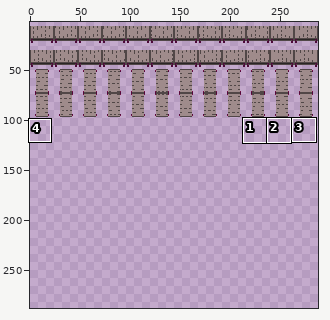
File history of a sprite sheet, assets/images/belt.png. Above: a wide view before the commit, with the close-up outlined.
Close-up. As it was:
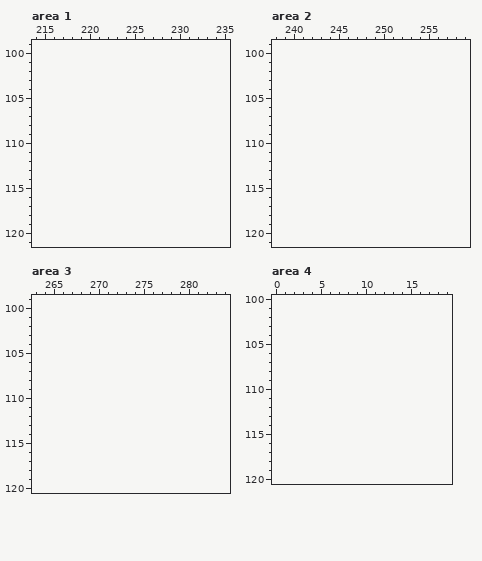
The file is 288x96 pixels. Shown: area 1: x 214..235, y 99..121; area 2: x 238..259, y 99..121; area 3: x 263..284, y 99..120; area 4: x 0..19, y 100..120. The old version is drawn lined up with the new one, on the new canvas. The wide view leaves out empty margins. The commit also changed other parts of the picture, which this record leaves out.
The same view after the edit:
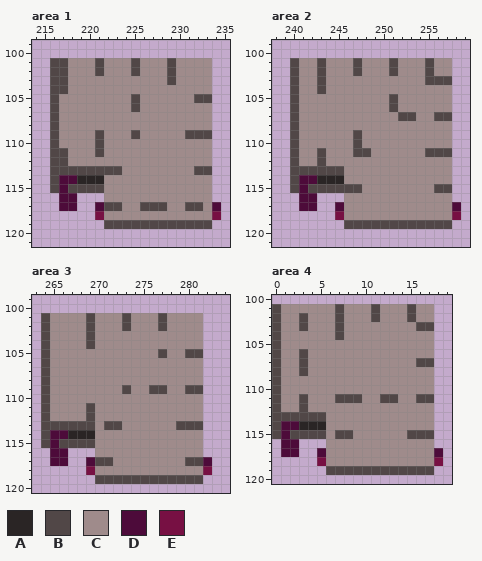
Palette (. is transparent): A #2a2525  B #514747  C #9f8b8b  D #4d0b3a  E #771043
Diff:
canvas 288x96 -> 288x288, the old top-left corner now at 0,1
--- area 1
@@ x 214..235 @@
 100 ......................
-101 ......................
-102 ......................
-103 ......................
-104 ......................
-105 ......................
-106 ......................
-107 ......................
-108 ......................
-109 ......................
-110 ......................
-111 ......................
-112 ......................
-113 ......................
-114 ......................
-115 ......................
-116 ......................
-117 ......................
-118 ......................
-119 ......................
+101 ..BBCCCBCCCBCCCBCCCC..
+102 ..BBCCCBCCCBCCCBCCCC..
+103 ..BBCCCCCCCCCCCBCCCC..
+104 ..BBCCCCCCCCCCCCCCCC..
+105 ..BCCCCCCCCBCCCCCCBB..
+106 ..BCCCCCCCCBCCCCCCCC..
+107 ..BCCCCCCCCCCCCCCCCC..
+108 ..BCCCCCCCCCCCCCCCCC..
+109 ..BCCCCBCCCBCCCCCBBB..
+110 ..BCCCCBCCCCCCCCCCCC..
+111 ..BBCCCBCCCCCCCCCCCC..
+112 ..BBCCCCCCCCCCCCCCCC..
+113 ..BBBBBBBBCCCCCCCCBB..
+114 ..BDDAAACCCCCCCCCCCC..
+115 ..BDBBBBCCCCCCCCCCCC..
+116 ...DD...CCCCCCCCCCCC..
+117 ...DD..DBBCCBBBCCBBCD.
+118 .......ECCCCCCCCCCCCE.
+119 ........BBBBBBBBBBBB..
 120 ......................
--- area 2
@@ x 238..259 @@
 100 ......................
-101 ......................
-102 ......................
-103 ......................
-104 ......................
-105 ......................
-106 ......................
-107 ......................
-108 ......................
-109 ......................
-110 ......................
-111 ......................
-112 ......................
-113 ......................
-114 ......................
-115 ......................
-116 ......................
-117 ......................
-118 ......................
-119 ......................
+101 ..BCCBCCCBCCCBCCCBCC..
+102 ..BCCBCCCBCCCBCCCBCC..
+103 ..BCCBCCCCCCCCCCCBBB..
+104 ..BCCBCCCCCCCCCCCCCC..
+105 ..BCCCCCCCCCCBCCCCCC..
+106 ..BCCCCCCCCCCBCCCCCC..
+107 ..BCCCCCCCCCCCBBCCBB..
+108 ..BCCCCCCCCCCCCCCCCC..
+109 ..BCCCCCCBCCCCCCCCCC..
+110 ..BCCCCCCBCCCCCCCCCC..
+111 ..BCCBCCCBBCCCCCCBBB..
+112 ..BCCBCCCCCCCCCCCCCC..
+113 ..BBBBBBCCCCCCCCCCCC..
+114 ..BDDAAACCCCCCCCCCCC..
+115 ..BDBBBBBBCCCCCCCCBB..
+116 ...DD...CCCCCCCCCCCC..
+117 ...DD..DCCCCCCCCCCCCD.
+118 .......ECCCCCCCCCCCCE.
+119 ........BBBBBBBBBBBB..
 120 ......................
--- area 3
@@ x 263..284 @@
 100 ......................
-101 ......................
-102 ......................
-103 ......................
-104 ......................
-105 ......................
-106 ......................
-107 ......................
-108 ......................
-109 ......................
-110 ......................
-111 ......................
-112 ......................
-113 ......................
-114 ......................
-115 ......................
-116 ......................
-117 ......................
-118 ......................
-119 ......................
+101 .BCCCCBCCCBCCCBCCCC...
+102 .BCCCCBCCCBCCCBCCCC...
+103 .BCCCCBCCCCCCCCCCCC...
+104 .BCCCCBCCCCCCCCCCCC...
+105 .BCCCCCCCCCCCCBCCBB...
+106 .BCCCCCCCCCCCCCCCCC...
+107 .BCCCCCCCCCCCCCCCCC...
+108 .BCCCCCCCCCCCCCCCCC...
+109 .BCCCCCCCCBCCBBCCBB...
+110 .BCCCCCCCCCCCCCCCCC...
+111 .BCCCCBCCCCCCCCCCCC...
+112 .BCCCCBCCCCCCCCCCCC...
+113 .BBBBBBCBBCCCCCCBBB...
+114 .BDDAAACCCCCCCCCCCC...
+115 .BDBBBBCCCCCCCCCCCC...
+116 ..DD...CCCCCCCCCCCC...
+117 ..DD..DBBCCCCCCCCBBD..
+118 ......ECCCCCCCCCCCCE..
+119 .......BBBBBBBBBBBB...
 120 ......................
--- area 4
@@ x 0..19 @@
 100 ....................
-101 ....................
-102 ....................
-103 ....................
-104 ....................
-105 ....................
-106 ....................
-107 ....................
-108 ....................
-109 ....................
-110 ....................
-111 ....................
-112 ....................
-113 ....................
-114 ....................
-115 ....................
-116 ....................
-117 ....................
-118 ....................
-119 ....................
+101 BCCCCCCBCCCBCCCBCC..
+102 BCCBCCCBCCCBCCCBCC..
+103 BCCBCCCBCCCCCCCCBB..
+104 BCCCCCCBCCCCCCCCCC..
+105 BCCCCCCCCCCCCCCCCC..
+106 BCCBCCCCCCCCCCCCCC..
+107 BCCBCCCCCCCCCCCCBB..
+108 BCCBCCCCCCCCCCCCCC..
+109 BCCCCCCCCCCCCCCCCC..
+110 BCCCCCCCCCCCCCCCCC..
+111 BCCBCCCBBBCCBBCCBB..
+112 BCCBCCCCCCCCCCCCCC..
+113 BBBBBBCCCCCCCCCCCC..
+114 BDDAAACCCCCCCCCCCC..
+115 BDBBBBCBBCCCCCCBBB..
+116 .DD...CCCCCCCCCCCC..
+117 .DD..DCCCCCCCCCCCCD.
+118 .....ECCCCCCCCCCCCE.
+119 ......BBBBBBBBBBBB..
 120 ....................
